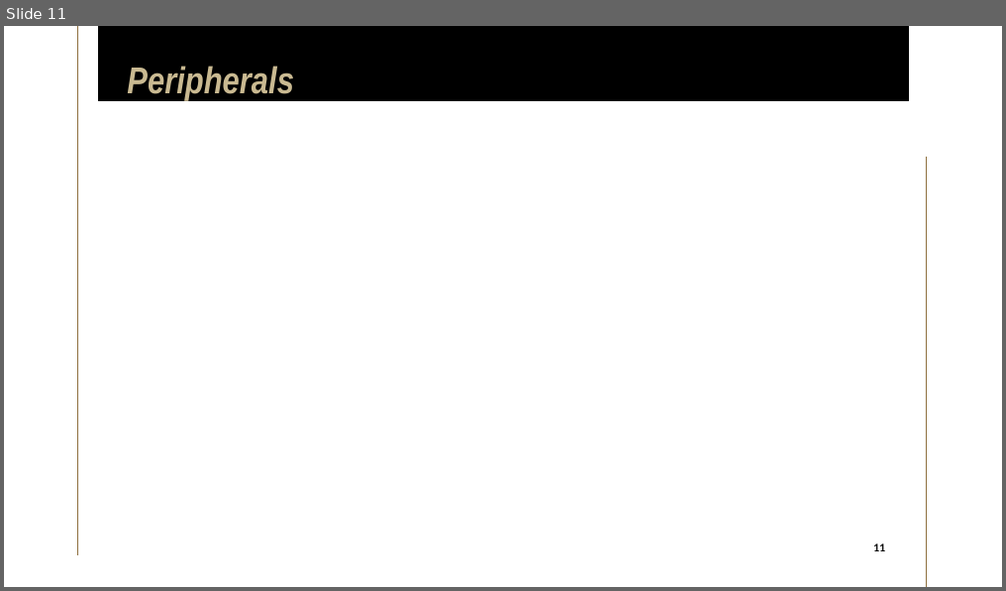
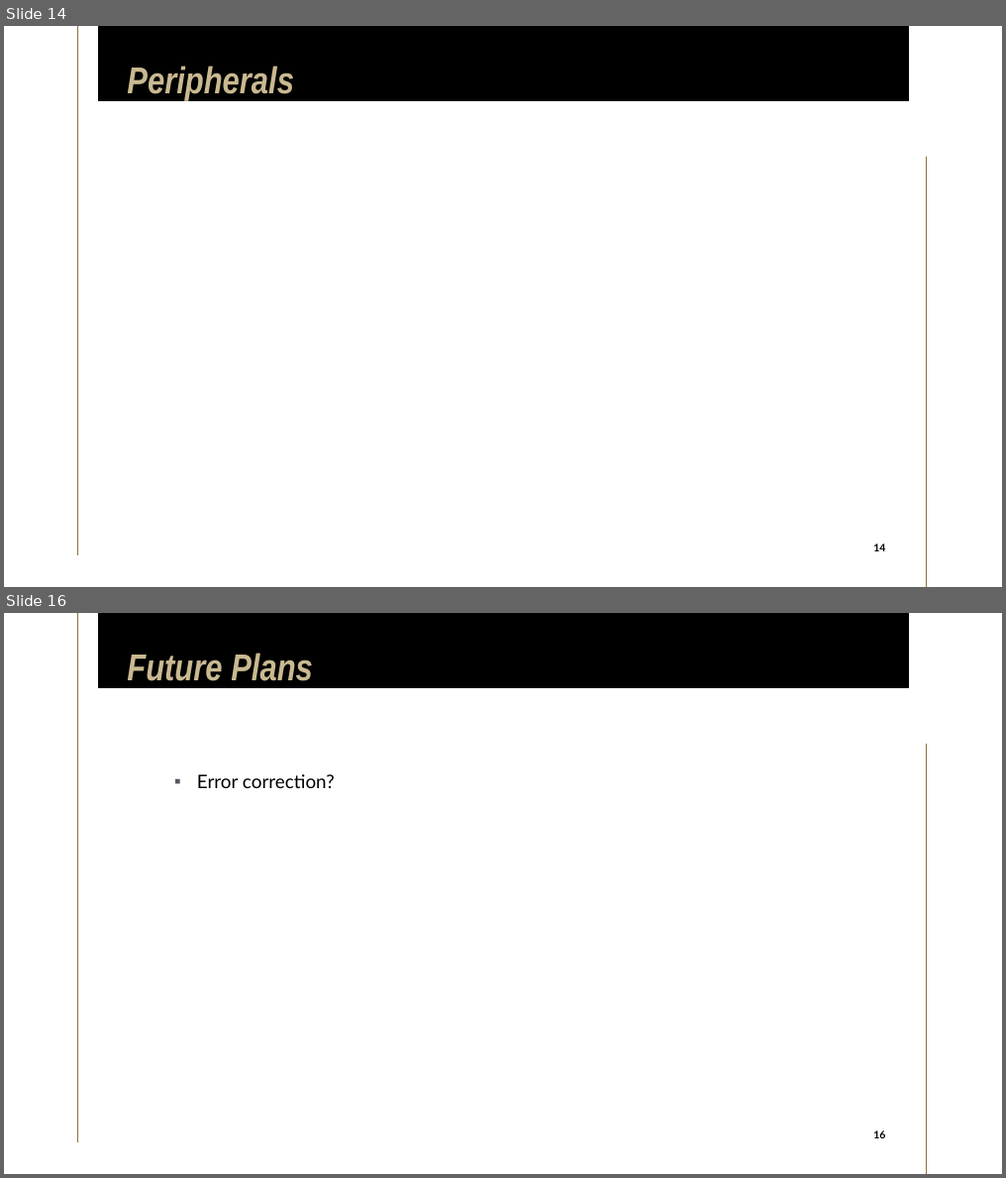
Before and after one commit to limichael246/STARS_2024, a slide deck: Project_Proposal.pptx. Shown one above the other, each under a label of ours: slide 11 before the commit, slides 14 and 16 after it; the slides between them are not shown. The pictures are 1006x591 and 1006x1178 pixels, drawn with LibreOffice and Linux fonts; fonts in the diff are those of the drawing. Boxes give left, top, right and bottom in pixels: in the first picture for what was removed or moved away, otherwise in the second. Text is boxed around its words. In the diff, an @@ line names an element or a change of style, - is before the commit and + after.

```diff
--- a/Project_Proposal.pptx
+++ b/Project_Proposal.pptx
@@ slide 16 added at [4, 613, 1002, 1174], background #FFFFFF; not listed: 3 template elements that a slide beside it also shows @@
@@ title added at [127, 653, 313, 681], 36 pt, text #C9B991, bold, italic @@
+Future Plans
@@ text added at [197, 774, 335, 788], 18 pt, text #000000 @@
+▪ Error correction?
@@ page number added at [868, 1126, 891, 1145], 10 pt, text #000000, bold @@
+16
@@ what was slide 11 is now slide 14 @@
@@ page number at [873, 544, 885, 552]: text changed @@
-11
+14
```
Also in this commit, not shown: 5 slides changed, 4 other slides added.
